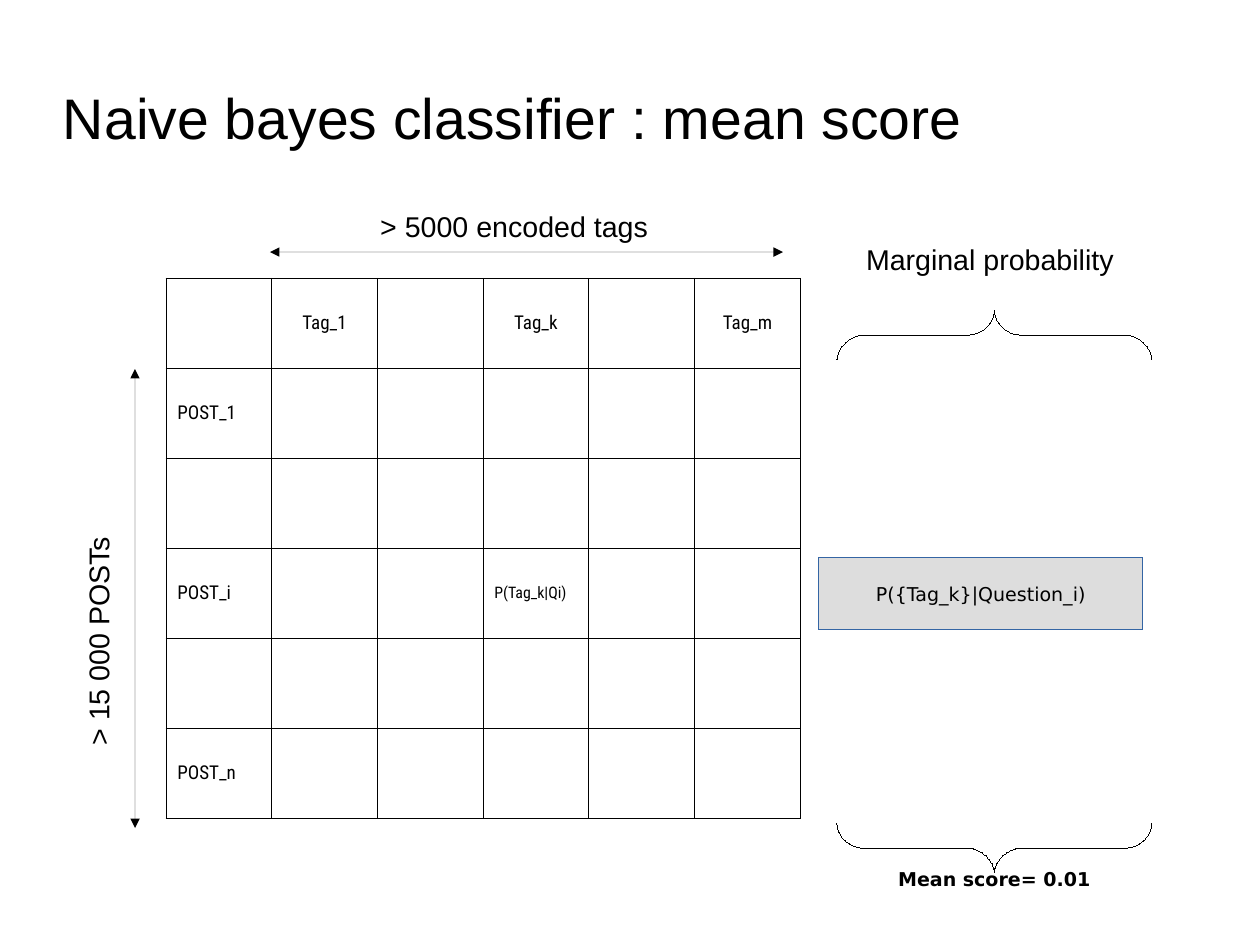
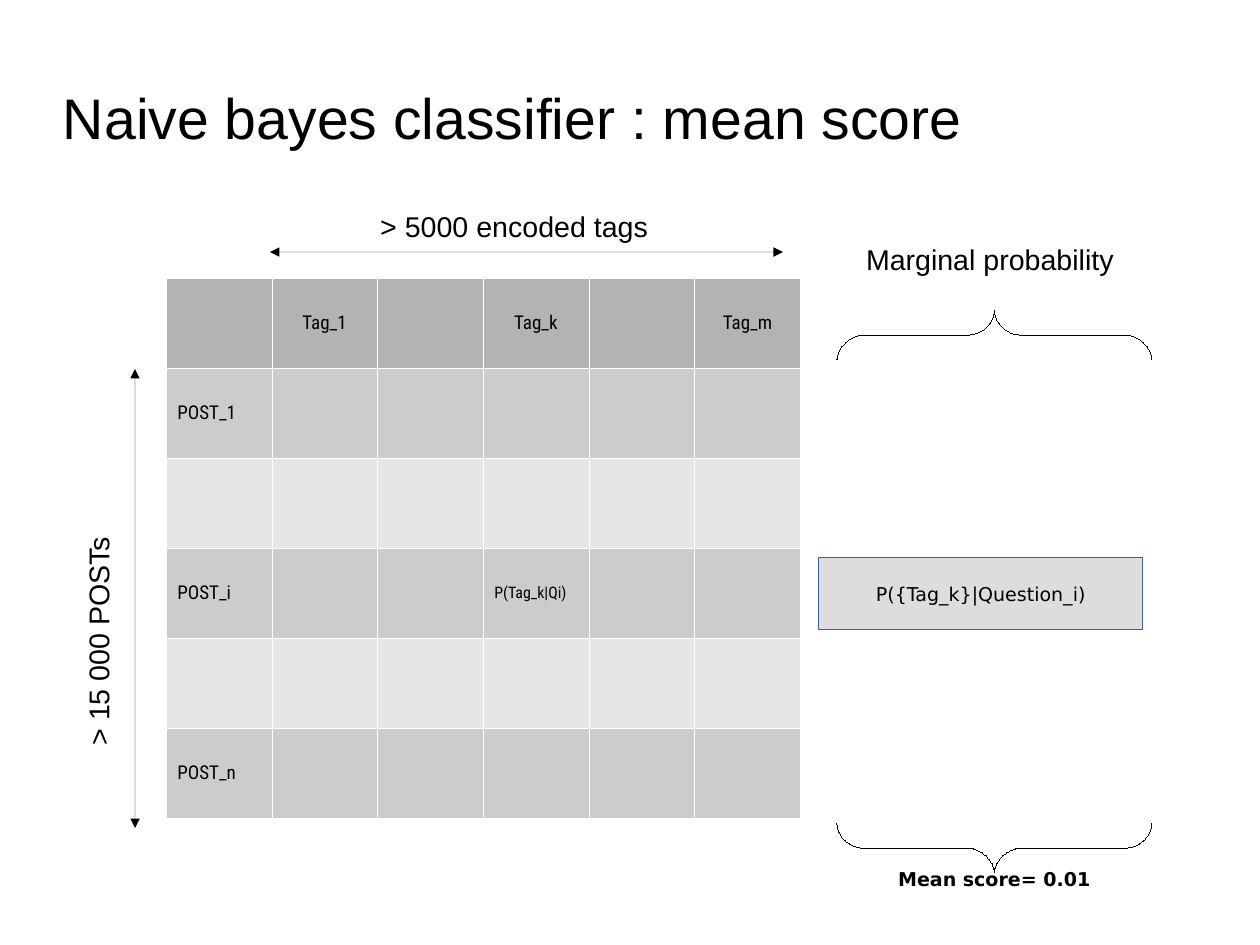
Before and after one commit to dataforcast/OC_Datascientist, a slide deck: slide 39 of P6/report/Openclassrooms_ParcoursDatascientist_P6-V1.odp (slide 38 before the commit). Drawn at 1260x945 pixels with LibreOffice and Linux fonts; fonts in the diff are those of the drawing; background and template pictures are left out. Boxes give left, top, right and bottom in pixels: in the first picture for what was removed or moved away, otherwise in the second. Text is boxed around its words. In the diff, an @@ line names an element or a change of style, - is before the commit and + after.

```diff
--- a/P6/report/Openclassrooms_ParcoursDatascientist_P6-V1.odp
+++ b/P6/report/Openclassrooms_ParcoursDatascientist_P6-V1.odp
@@ table at (x1=166, y1=278, x2=798, y2=818) @@
@@ fill none to #B3B3B3 in 3 cells @@
@@ fill none to #CCCCCC in 4 cells @@
@@ borders changed @@
```
Also in this commit, not shown: 17 other slides changed, 2 slides added, 1 slide removed, 6 other files.
